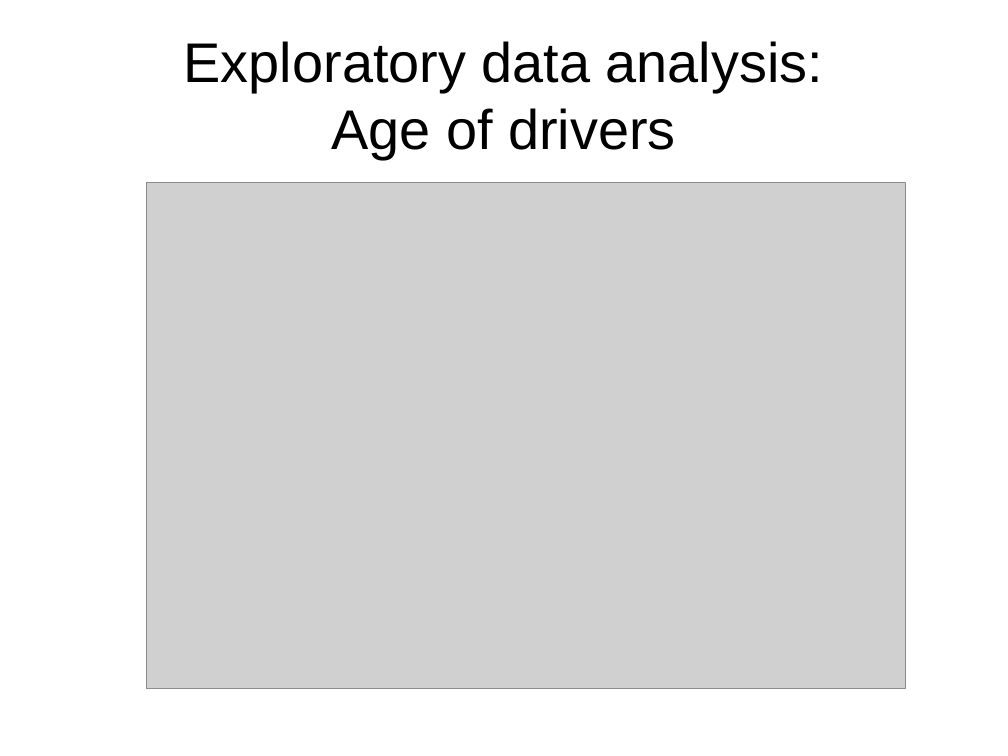
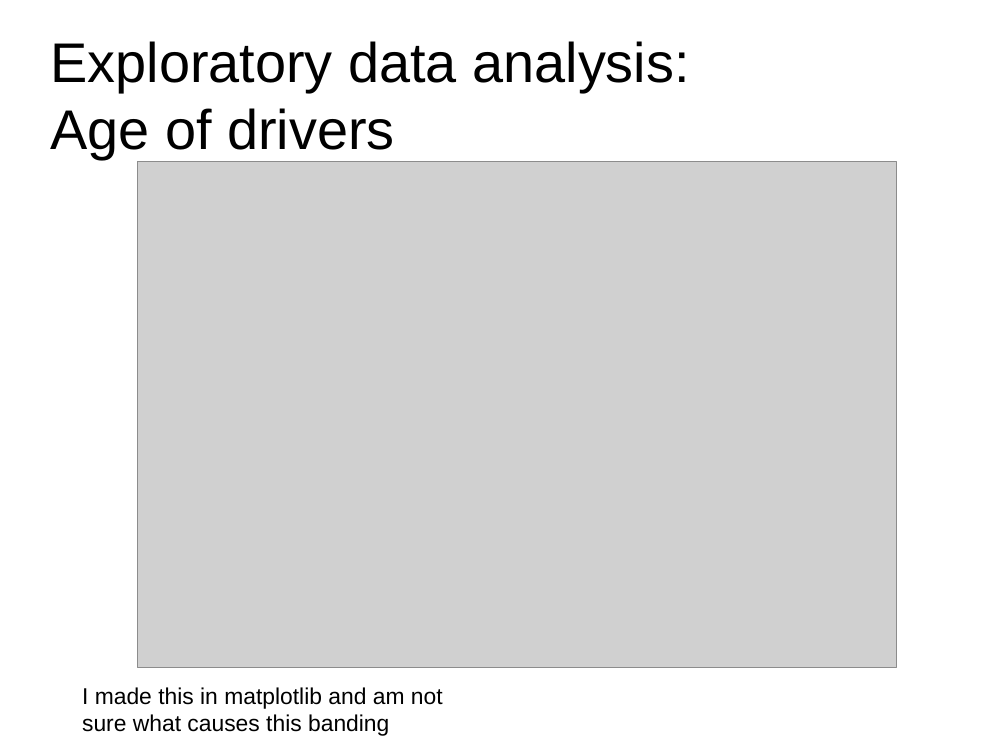
Before and after one commit to rlrognstad/springboard_capstone_1, a slide deck: slide 5 of capstone_I_update_20170725.odp. Drawn at 1008x756 pixels with LibreOffice and Linux fonts; fonts in the diff are those of the drawing; grey boxes stand for pictures. Boxes give left, top, right and bottom in pixels: in the first picture for what was removed or moved away, otherwise in the second. Text is boxed around its words. In the diff, an @@ line names an element or a change of style, - is before the commit and + after.

```diff
--- a/capstone_I_update_20170725.odp
+++ b/capstone_I_update_20170725.odp
@@ title "Exploratory data analysis: Age of ..." at [50,41,689,159]: alignment centre to left @@
@@ picture: place and size @@
-picture at [146,183,906,689]
+picture at [137,162,896,668]
@@ text added at [82,687,443,736], 18 pt, text #000000 @@
+I made this in matplotlib and am not sure what causes this banding
```
Also in this commit, not shown: 2 other slides changed, 9 slides added, 5 other files.
